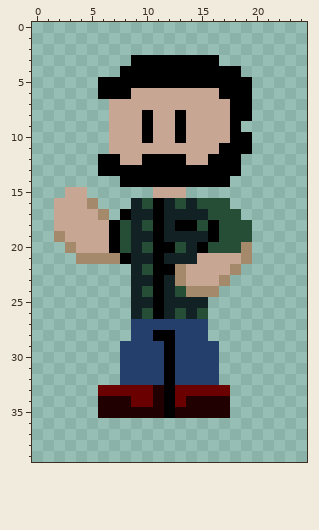
Edited in one commit: pixel-art sprite (game/assets/sprites/pawns/Joel/StillLeft/2.png). The picture above is the old version.
The file is 50x80 pixels, drawn in blocks of 2x2; one block is one cell here.
After:
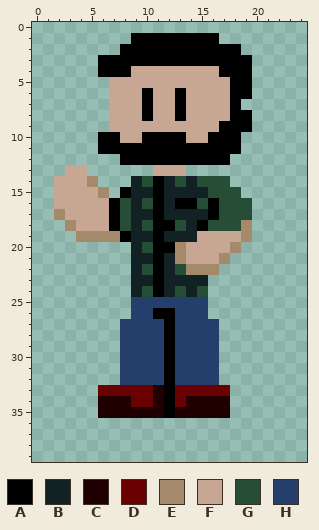
Palette (. is transparent): A #000000  B #122124  C #200000  D #6a0000  E #a48a6a  F #c7a694  G #264e36  H #243f6c
Change:
@@ x 0..24 @@
  0 .........................
- 1 .........................
- 2 .........................
- 3 .........AAAAAAAA........
- 4 ........AAAAAAAAAAA......
- 5 ......AAAAAAAAAAAAAA.....
- 6 ......AAAFFFFFFFFAAA.....
- 7 .......FFFFFFFFFFFAA.....
+ 1 .........AAAAAAAA........
+ 2 ........AAAAAAAAAAA......
+ 3 ......AAAAAAAAAAAAAA.....
+ 4 ......AAAFFFFFFFFAAA.....
+ 5 .......FFFFFFFFFFFAA.....
+ 6 .......FFFAFFAFFFFAA.....
+ 7 .......FFFAFFAFFFFA......
  8 .......FFFAFFAFFFFAA.....
- 9 .......FFFAFFAFFFFA......
-10 .......FFFAFFAFFFFAA.....
-11 .......FFFFFFFFFFAAA.....
-12 ......AAFFAAAAFFAAA......
-13 ......AAAAAAAAAAAAA......
-14 ........AAAAAAAAAA.......
-15 ...FF......FFF...........
-16 ..FFFE...BGABGBGGG.......
-17 ..FFFFE.ABBABBBBGGG......
-18 ..FFFFFAGBGABAAGAGGG.....
-19 ..EFFFFAGBBABBBBAGGG.....
-20 ...EFFFAGBGAAGBAGGGE.....
-21 ....EEEEABBABBBFFFFE.....
-22 .........BGAAEFFFFE......
-23 .........BBABEFFFE.......
-24 .........BGABGEEE........
-25 .........BBABBBB.........
-26 .........BGABGBG.........
-27 .........HHHHHHH.........
-28 .........HHAAHHH.........
+ 9 .......FFFFFFFFFFAAA.....
+10 ......AAFFAAAAFFAAA......
+11 ......AAAAAAAAAAAAA......
+12 ........AAAAAAAAAA.......
+13 ...FF......FFF...........
+14 ..FFFE...BGABGBGGG.......
+15 ..FFFFE.ABBABBBBGGG......
+16 ..FFFFFAGBGABAAGAGGG.....
+17 ..EFFFFAGBBABBBBAGGG.....
+18 ...EFFFAGBGAAGBAGGGE.....
+19 ....EEEEABBABBBFFFFE.....
+20 .........BGAAEFFFFE......
+21 .........BBABEFFFE.......
+22 .........BGABGEEE........
+23 .........BBABBBB.........
+24 .........BGABGBG.........
+25 .........HHHHHHH.........
+26 .........HHAAHHH.........
+27 ........HHHHAHHHH........
+28 ........HHHHAHHHH........
 29 ........HHHHAHHHH........
Where, in picture pixels (left, top, right, bottom), the same in both pictures:
changed: (54, 33, 252, 341)
